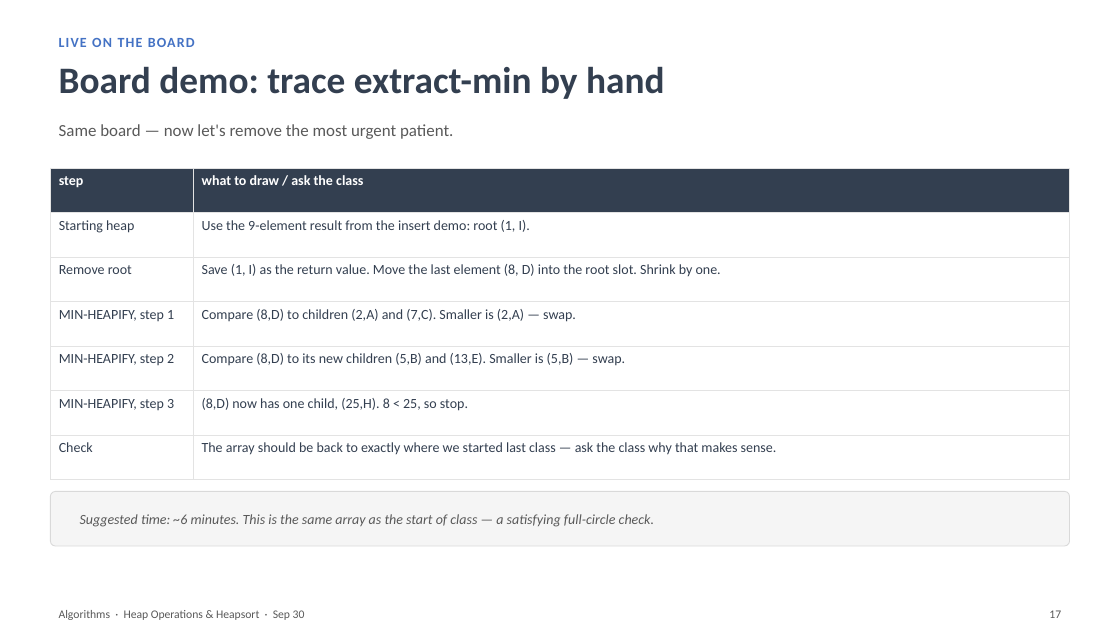
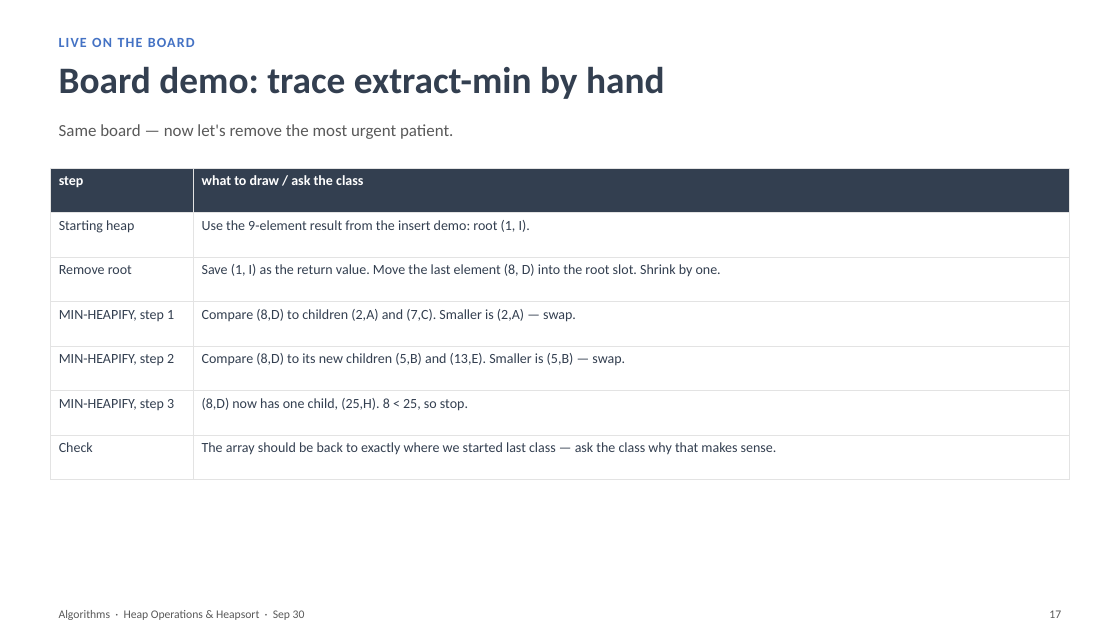
Before and after one commit to tanwistha/cs383_fall26, a slide deck: slide 17 of lectures/Heap_Operations_and_Heapsort.pptx. Drawn at 1120x630 pixels with LibreOffice and Linux fonts; fonts in the diff are those of the drawing. Boxes give left, top, right and bottom in pixels: in the first picture for what was removed or moved away, otherwise in the second. Text is boxed around its words. In the diff, an @@ line names an element or a change of style, - is before the commit and + after.

Commit message:
update heapsort slides

```diff
--- a/lectures/Heap_Operations_and_Heapsort.pptx
+++ b/lectures/Heap_Operations_and_Heapsort.pptx
@@ rounded rectangle removed at [50, 492, 1070, 546] @@
@@ text removed at [80, 514, 654, 527] @@
-Suggested time: ~6 minutes. This is the same array as the start of class — a satisfying full-circle check.
```
